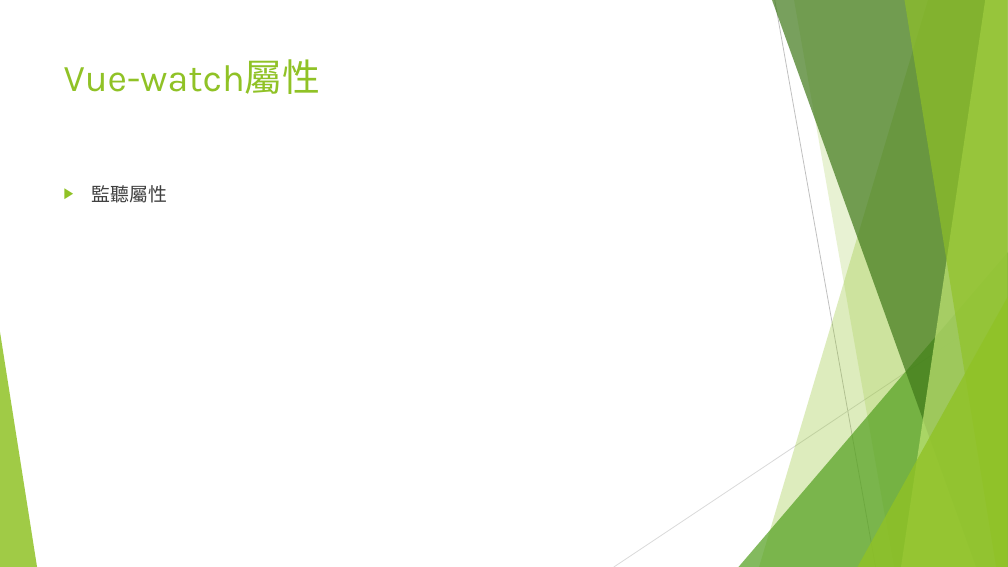
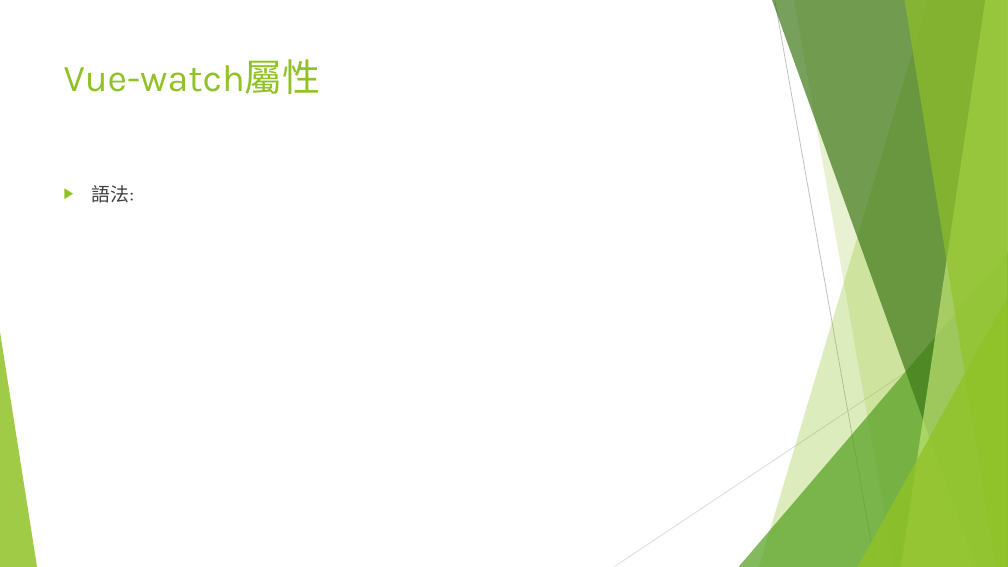
Before and after one commit to JSENESoftware/Education, a slide deck: slide 9 of Vue教育訓練.pptx. Drawn at 1008x567 pixels with LibreOffice and Linux fonts; fonts in the diff are those of the drawing. Boxes give left, top, right and bottom in pixels: in the first picture for what was removed or moved away, otherwise in the second. Text is boxed around its words. In the diff, an @@ line names an element or a change of style, - is before the commit and + after.

Commit message:
watch修改

```diff
--- a/Vue教育訓練.pptx
+++ b/Vue教育訓練.pptx
@@ text at <box>92,185,134,203</box>: text changed @@
-▶ 監聽屬性
+▶ 語法:
```
